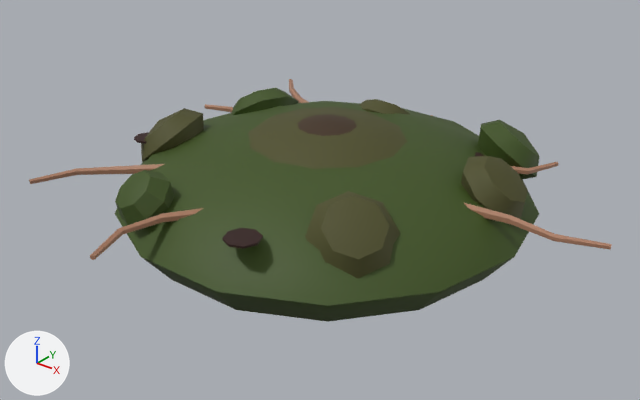
Before and after pictures for a commit that changed the glTF model LIMINAL V13/data/models/e39_bed_moss.glb.
One viewpoint serves both versions: a camera (50 mm lens) standing at (0.311, -0.395, 0.226) and looking at (0.014, -0.024, -0.004). Arrows for +X, +Y and +Z are at lower left; the lights stay in place. The picture after the commit comes second.

The first picture shows 'teil0', 'teil1', 'teil2', 'teil3', 'teil4'.
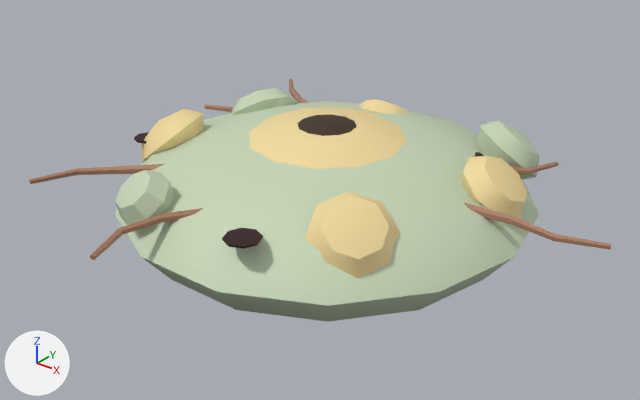
Pixel boxes (x1, y1, x2, y2) of what changed, in the pictures (640 x 400 px):
```json
{"object": "teil0", "change": "recoloured", "before": [115, 88, 539, 322], "after": [115, 88, 539, 322], "on screen": "dark green to pale green"}
{"object": "teil1", "change": "recoloured", "before": [141, 99, 528, 279], "after": [141, 99, 528, 279], "on screen": "dark yellow to beige"}
```

Scene script edits in JSON lines:
```json
{"op": "add", "block": "mat_look_fabric_tex_moss_r_1_5__e39_moos_trocken", "code": ["mat_look_fabric_tex_moss_r_1_5__e39_moos_trocken = principled_material('look=fabric tex=moss r=1.5 #e39_moos_trocken')", "mat_look_fabric_tex_moss_r_1_5__e39_moos_trocken.base_color = (0.89, 0.711, 0.342)  # beige #f2db9e", "mat_look_fabric_tex_moss_r_1_5__e39_moos_trocken.roughness = 0.675"]}
{"op": "add", "block": "mat_look_fabric_tex_moss_r_1_3__e39_moos", "code": ["mat_look_fabric_tex_moss_r_1_3__e39_moos = principled_material('look=fabric tex=moss r=1.3 #e39_moos')", "mat_look_fabric_tex_moss_r_1_3__e39_moos.base_color = (0.57, 0.674, 0.477)  # pale green #c7d6b8", "mat_look_fabric_tex_moss_r_1_3__e39_moos.roughness = 0.585"]}
{"block": "me_teil0", "where": "me_teil0.from_pydata(...)  # 150 vertices, 284 faces; spans x -0.13..0.13, y -0.127..0.127, z -0.054..0.031"}
{"op": "remove", "block": "me_teil0", "code": "me_teil0.materials.append(mat_look_fabric_tex_moss_r_1_4__moos_rand)  # dark green #3d5219"}
{"op": "add", "block": "me_teil0", "code": "me_teil0.materials.append(mat_look_fabric_tex_moss_r_1_3__e39_moos)  # pale green #c7d6b8"}
{"block": "me_teil1", "where": "me_teil1.from_pydata(...)  # 154 vertices, 288 faces; spans x -0.119..0.122, y -0.092..0.09, z -0.024..0.036"}
{"op": "remove", "block": "me_teil1", "code": "me_teil1.materials.append(mat_look_fabric_tex_moss_r_1_6__e39_moos_trocken)  # dark yellow #4c4c24"}
{"op": "add", "block": "me_teil1", "code": "me_teil1.materials.append(mat_look_fabric_tex_moss_r_1_5__e39_moos_trocken)  # beige #f2db9e"}
```
